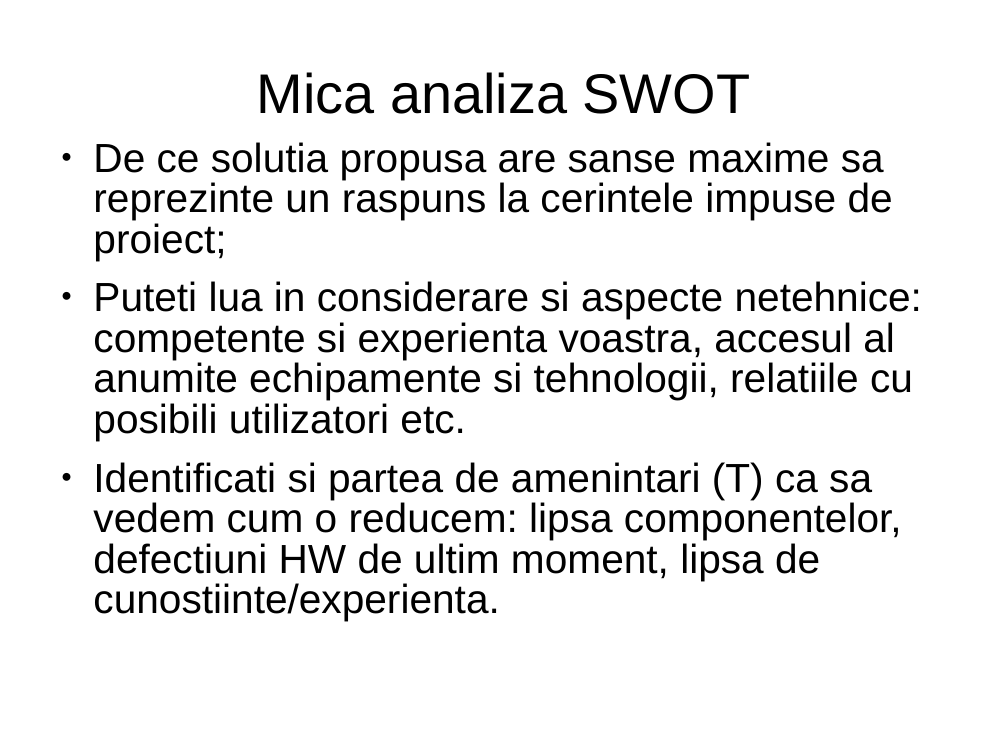
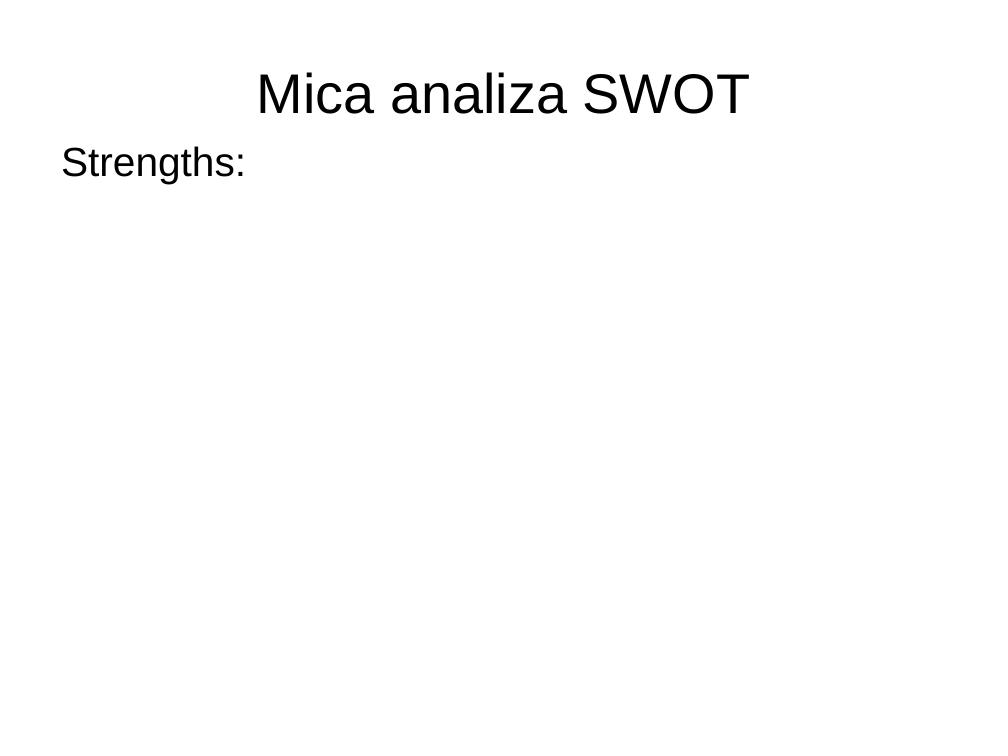
Before and after one commit to astef001/oc2016, a slide deck: slide 6 of TemplateTema-W1-2.ppt (slide 5 before the commit). Drawn at 1008x756 pixels with LibreOffice and Linux fonts; fonts in the diff are those of the drawing. Boxes give left, top, right and bottom in pixels: in the first picture for what was removed or moved away, otherwise in the second. Text is boxed around its words. In the diff, an @@ line names an element or a change of style, - is before the commit and + after.

Commit message:
W1 update SWOT

```diff
--- a/TemplateTema-W1-2.ppt
+++ b/TemplateTema-W1-2.ppt
@@ text at (x1=61, y1=146, x2=246, y2=183): text changed @@
-● De ce solutia propusa are sanse maxime sa reprezinte un raspuns la cerintele impuse de proiect;
-● Puteti lua in considerare si aspecte netehnice: competente si experienta voastra, accesul al anumite echipamente si tehnologii, relatiile cu posibili utilizatori etc.
-● Identificati si partea de amenintari (T) ca sa vedem cum o reducem: lipsa componentelor, defectiuni HW de ultim moment, lipsa de cunostiinte/experienta.
+Strengths:
```
Also in this commit, not shown: 2 other slides changed, 1 slide added.
